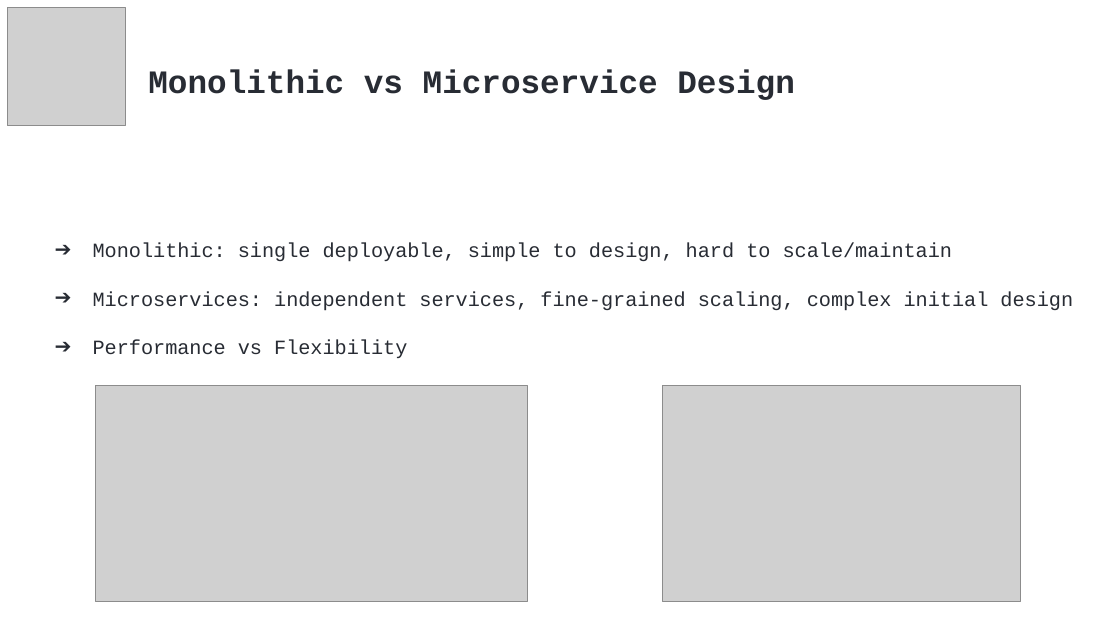
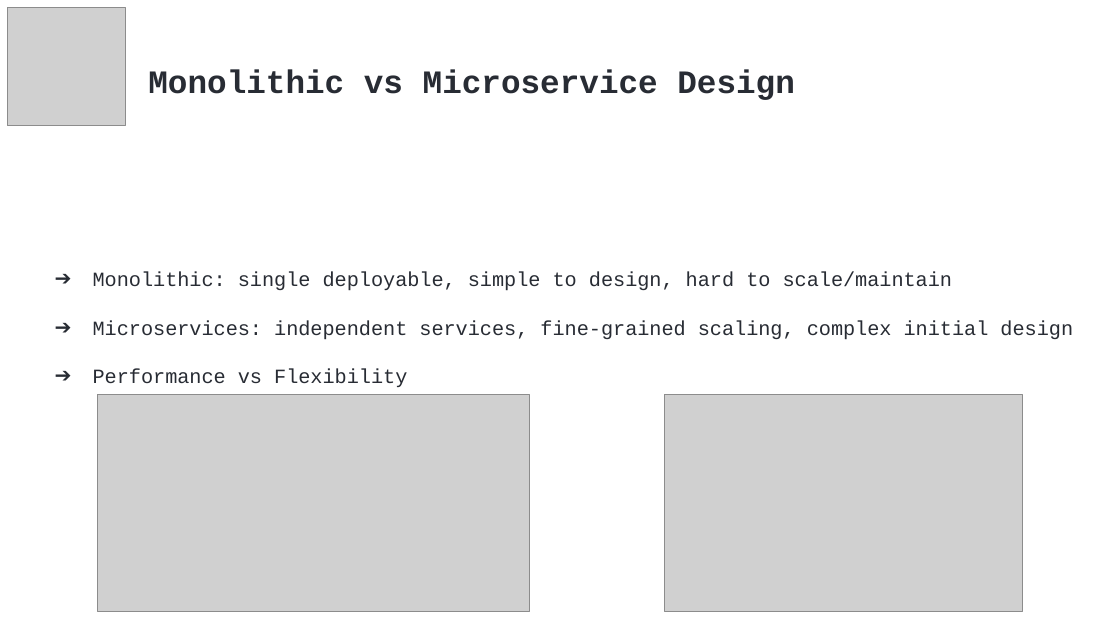
Before and after one commit to tasoszamp/thesis, a slide deck: slide 6 of article/Presentantion.pptx (slide 5 before the commit). Drawn at 1120x630 pixels with LibreOffice and Linux fonts; fonts in the diff are those of the drawing; grey boxes stand for pictures. Boxes give left, top, right and bottom in pixels: in the first picture for what was removed or moved away, otherwise in the second. Text is boxed around its words. In the diff, an @@ line names an element or a change of style, - is before the commit and + after.

```diff
--- a/article/Presentantion.pptx
+++ b/article/Presentantion.pptx
@@ text "Monolithic: single deployable, simple to ...": place and size @@
-text "Monolithic: single deployable, simple to ..." at <box>93,243,1073,358</box>
+text "Monolithic: single deployable, simple to ..." at <box>93,272,1073,387</box>
@@ picture: place and size @@
-picture at <box>95,385,528,601</box>
+picture at <box>97,395,530,612</box>
@@ picture: place and size @@
-picture at <box>662,385,1020,601</box>
+picture at <box>664,395,1023,612</box>
```
Also in this commit, not shown: 9 other slides changed, 1 slide added.
